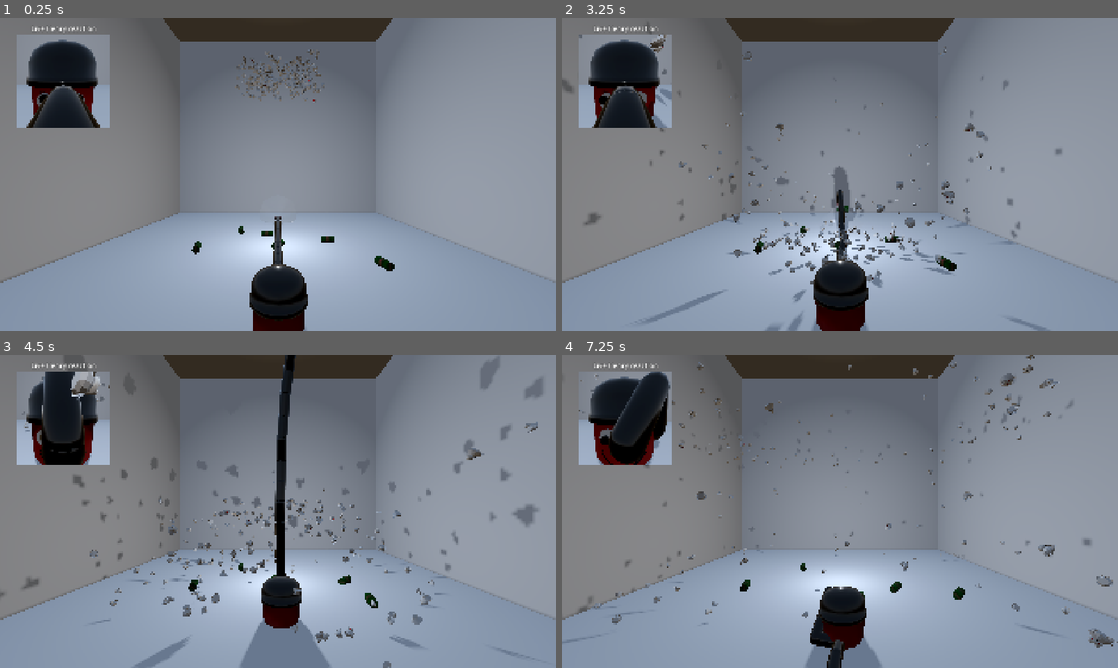
Above: before the commit, frames 1-4 (two rows, left to right).
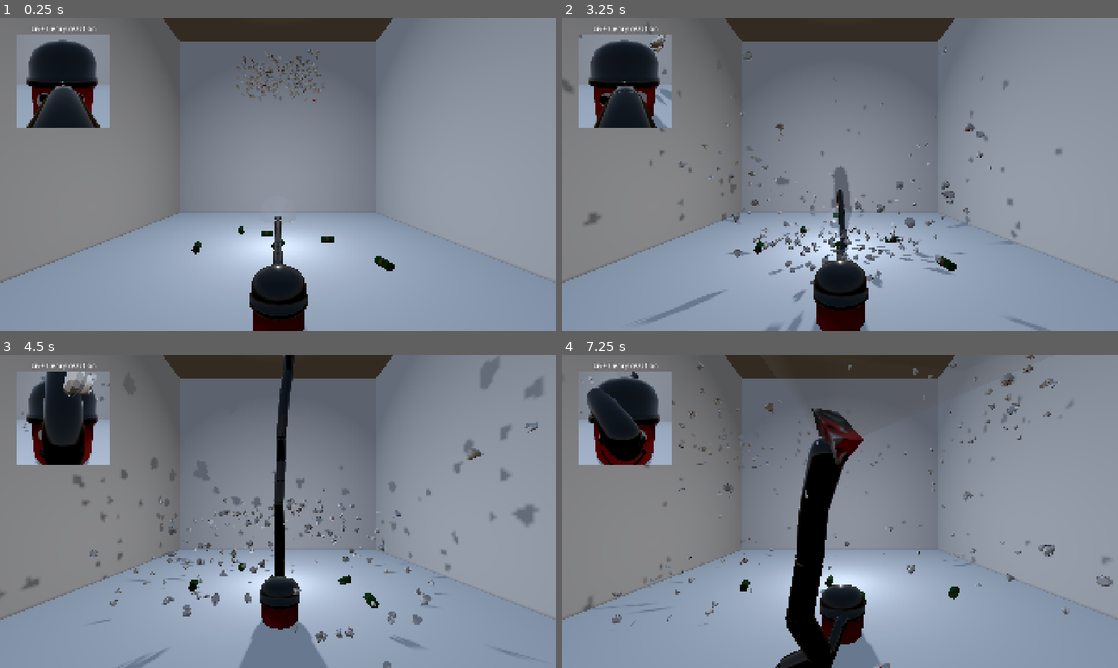
Above: after the commit, the same moments.

Repository: AleksGameJam/game-jam-2026
Game: Godot game, scene res://enemies/RoomWithEnemies.tscn
The game is run twice, just before and just after one commit, with the same random seed, the same clock (stepped at 60 frames per second) and the same inputs. This scene is started directly instead of the project's main scene. Sound files missing from this copy of the repository are replaced by a short silence.
Inputs:
- Up to frame 1 (0.25 s): no input
- Up to frame 2 (3.25 s): hold E (rotate_right) 0.53-1.28 s; hold Down (ui_down) 1.28-2.03 s; hold E (rotate_right) 2.03-2.78 s; hold Up (ui_up) from 2.78 s (still down)
- Up to frame 3 (4.5 s): release Up (ui_up) at 3.53 s; hold Q (rotate_left) from 3.53 s (still down)
- Up to frame 4 (7.25 s): release Q (rotate_left) at 5.03 s; hold Down (ui_down) 5.03-5.78 s; hold E (rotate_right) 5.78-6.53 s; hold Up (ui_up) from 6.53 s (still down)

The runs differ from the first frame. In frame 1, less than 0.1% of the frame differs, in the area x 6-9%, y 23-28%; in frame 2, 0.2%; in frame 3, 1.8%; in frame 4, 7.8%, in the area x 0-100%, y 5-100%.

Commit message:
world boundary

Diff:
--- a/enemies/RoomWithEnemies.tscn
+++ b/enemies/RoomWithEnemies.tscn
@@ -22,6 +22,8 @@
 
 [sub_resource type="StandardMaterial3D" id="StandardMaterial3D_d6fje"]
 
+[sub_resource type="WorldBoundaryShape3D" id="WorldBoundaryShape3D_5m2fx"]
+
 [node name="Room" type="Node3D" unique_id=405966503]
 script = ExtResource("1_gvfet")
 
@@ -616,3 +618,9 @@
 stream = ExtResource("5_hwcwt")
 
 [node name="MainSuckyTheme" parent="." unique_id=984437928 instance=ExtResource("6_0elac")]
+
+[node name="Ground" type="StaticBody3D" parent="." unique_id=2125744066]
+transform = Transform3D(1, 0, 0, 0, 1, 0, 0, 0, 1, 0, -24.00186, 0)
+
+[node name="Ground" type="CollisionShape3D" parent="Ground" unique_id=1832173895]
+shape = SubResource("WorldBoundaryShape3D_5m2fx")
